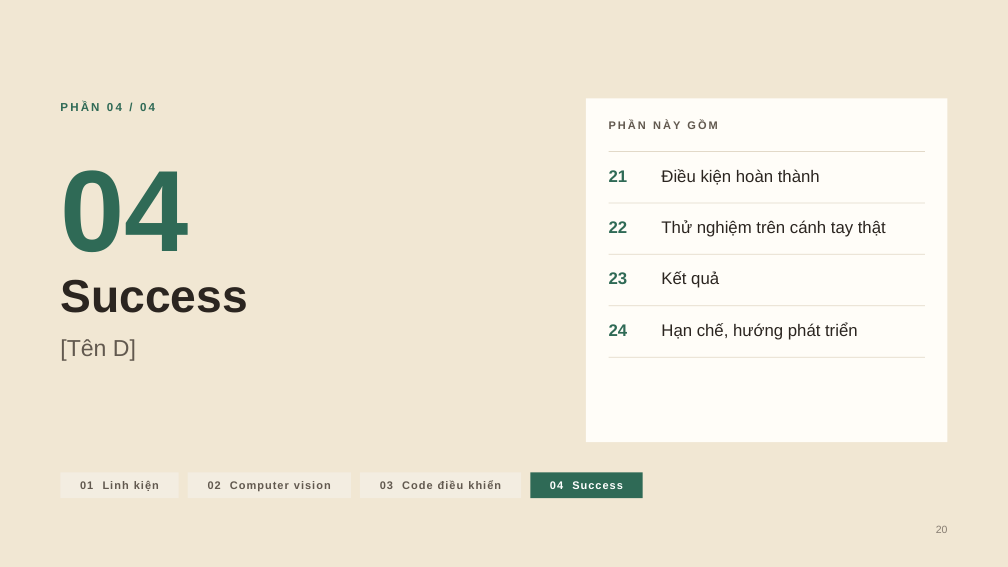
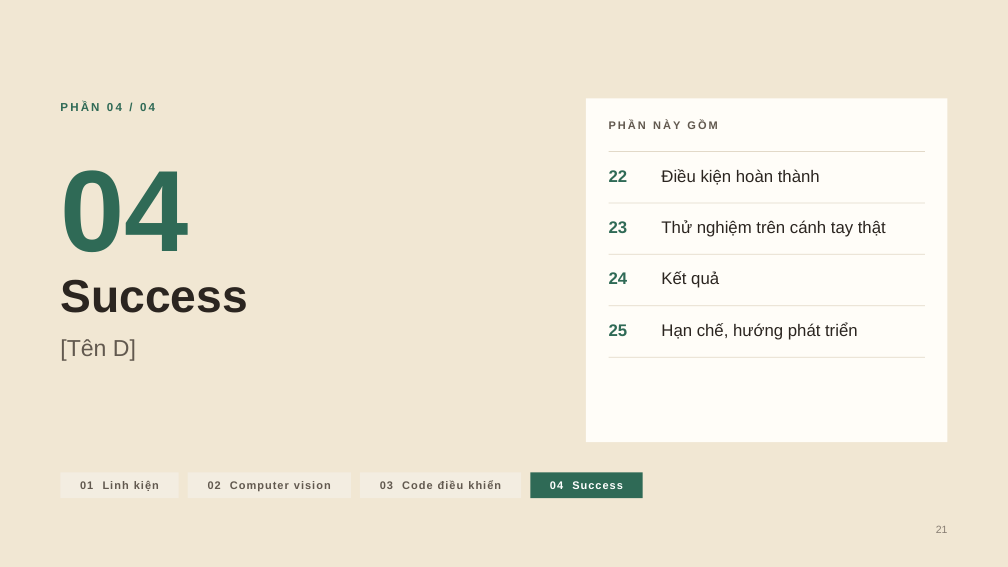
Before and after one commit to DuongNAD/Project_IoT, a slide deck: slide 21 of slides/Project_IoT_ThuyetTrinh.pptx (slide 20 before the commit). Drawn at 1008x567 pixels with LibreOffice and Linux fonts; fonts in the diff are those of the drawing. Boxes give left, top, right and bottom in pixels: in the first picture for what was removed or moved away, otherwise in the second. Text is boxed around its words. In the diff, an @@ line names an element or a change of style, - is before the commit and + after.

```diff
--- a/slides/Project_IoT_ThuyetTrinh.pptx
+++ b/slides/Project_IoT_ThuyetTrinh.pptx
@@ text removed at [609,170,628,182] @@
-21
@@ 3 texts: place and size @@
-3 texts at [609,221,628,336]
+3 texts at [609,170,628,284]
@@ text added at [609,324,628,336], 16 pt, text #2F6A56, bold @@
+25
@@ text at [936,526,948,533]: text changed @@
-20
+21
```
Also in this commit, not shown: 13 other slides changed, 1 slide added, 26 other files.
